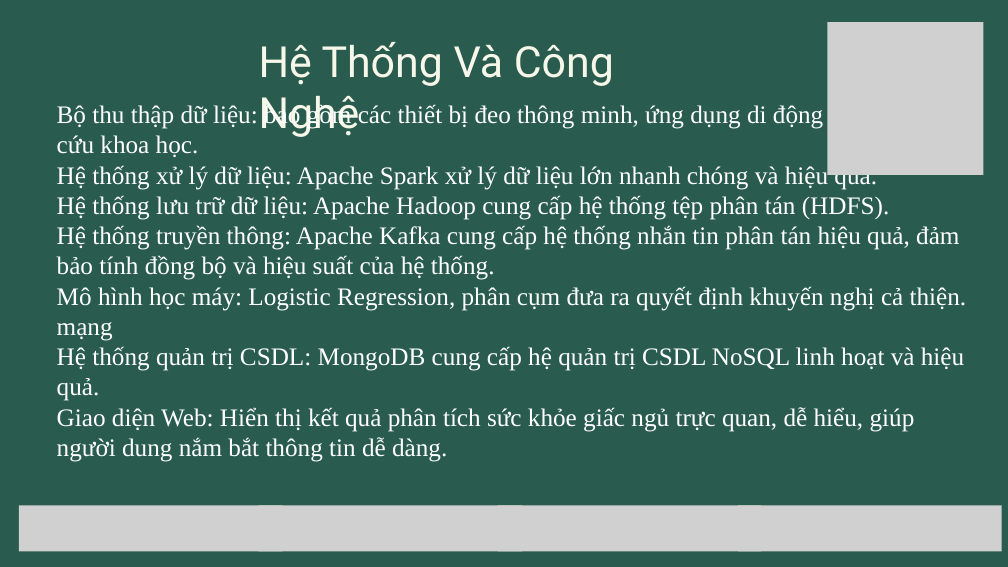
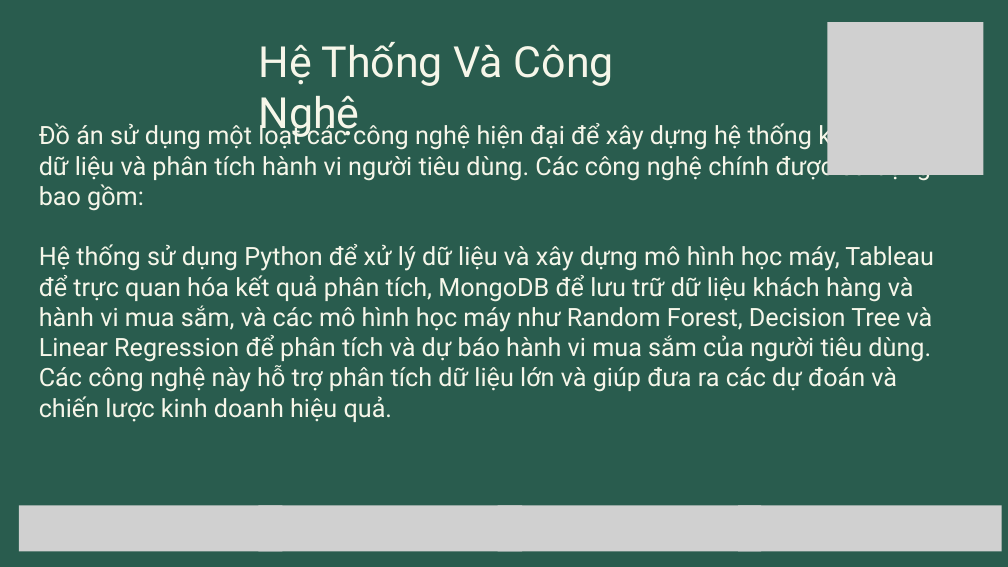
Before and after one commit to netprtony/Consumer_Behavior-ShoppingHabits, a slide deck: slide 4 of KhaiThacDuLieu.pptx. Drawn at 1008x567 pixels with LibreOffice and Linux fonts; fonts in the diff are those of the drawing; grey boxes stand for pictures. Boxes give left, top, right and bottom in pixels: in the first picture for what was removed or moved away, otherwise in the second. Text is boxed around its words. In the diff, an @@ line names an element or a change of style, - is before the commit and + after.

```diff
--- a/KhaiThacDuLieu.pptx
+++ b/KhaiThacDuLieu.pptx
@@ text at [39,122,934,392]: text changed; font Times New Roman to Roboto; text colour #FFFFFF to #F6F6E9 @@
-Bộ thu thập dữ liệu: bao gồm các thiết bị đeo thông minh, ứng dụng di động và các nghiên cứu khoa học.
-Hệ thống xử lý dữ liệu: Apache Spark xử lý dữ liệu lớn nhanh chóng và hiệu quả.
-Hệ thống lưu trữ dữ liệu: Apache Hadoop cung cấp hệ thống tệp phân tán (HDFS).
-Hệ thống truyền thông: Apache Kafka cung cấp hệ thống nhắn tin phân tán hiệu quả, đảm bảo tính đồng bộ và hiệu suất của hệ thống.
-Mô hình học máy: Logistic Regression, phân cụm đưa ra quyết định khuyến nghị cả thiện. mạng
-Hệ thống quản trị CSDL: MongoDB cung cấp hệ quản trị CSDL NoSQL linh hoạt và hiệu quả.
-Giao diện Web: Hiển thị kết quả phân tích sức khỏe giấc ngủ trực quan, dễ hiểu, giúp người dung nắm bắt thông tin dễ dàng.
+Đồ án sử dụng một loạt các công nghệ hiện đại để xây dựng hệ thống khai thác dữ liệu và phân tích hành vi người tiêu dùng. Các công nghệ chính được sử dụng bao gồm:
+Hệ thống sử dụng Python để xử lý dữ liệu và xây dựng mô hình học máy, Tableau để trực quan hóa kết quả phân tích, MongoDB để lưu trữ dữ liệu khách hàng và hành vi mua sắm, và các mô hình học máy như Random Forest, Decision Tree và Linear Regression để phân tích và dự báo hành vi mua sắm của người tiêu dùng. Các công nghệ này hỗ trợ phân tích dữ liệu lớn và giúp đưa ra các dự đoán và chiến lược kinh doanh hiệu quả.
```
Also in this commit, not shown: 5 other slides changed, 3 slides added, 2 slides removed, 3 other files.
